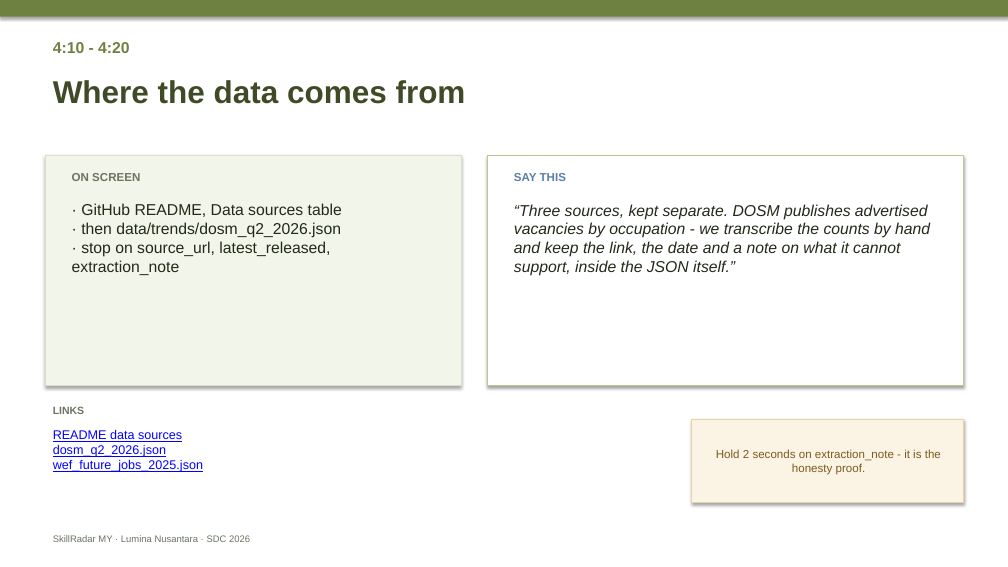
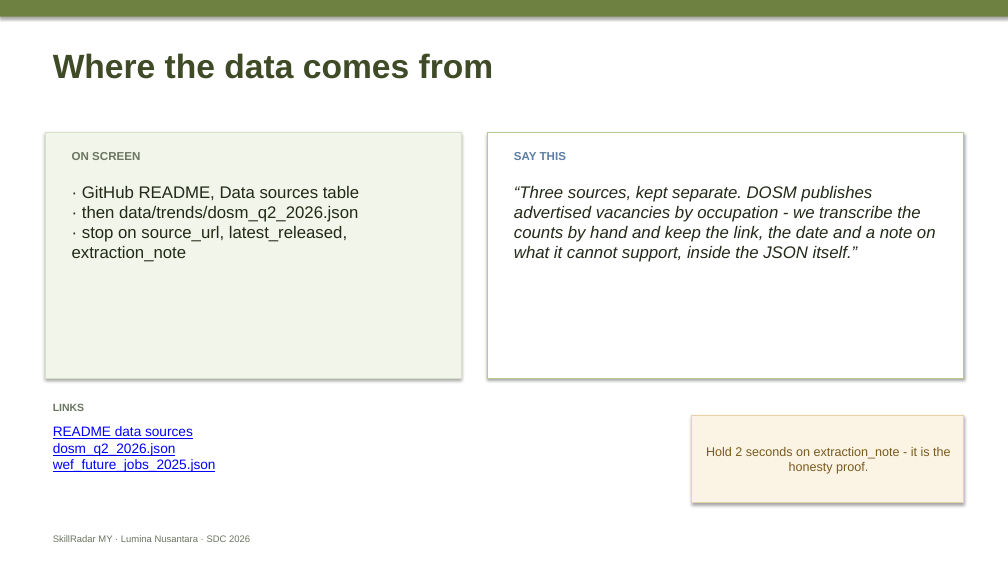
Before and after one commit to douyinlin/sdc2026-lumina-nusantara, a slide deck: slide 1 of team/CUE_DECK_4min10_to_6min.pptx (slide 2 before the commit). Drawn at 1008x567 pixels with LibreOffice and Linux fonts; fonts in the diff are those of the drawing. Boxes give left, top, right and bottom in pixels: in the first picture for what was removed or moved away, otherwise in the second. Text is boxed around its words. In the diff, an @@ line names an element or a change of style, - is before the commit and + after.

```diff
--- a/team/CUE_DECK_4min10_to_6min.pptx
+++ b/team/CUE_DECK_4min10_to_6min.pptx
@@ text "Where the data comes from" moved from (x1=53, y1=80, x2=466, y2=104) to (x1=53, y1=53, x2=494, y2=79) @@
@@ text "Where the data comes from" at (x1=53, y1=53, x2=494, y2=79): size 30 to 32 pt @@
@@ text removed at (x1=53, y1=42, x2=130, y2=53) @@
-4:10 - 4:20
@@ rectangle resized from (x1=45, y1=155, x2=461, y2=386) to (x1=45, y1=132, x2=461, y2=378) @@
@@ text "ON SCREEN" moved from (x1=72, y1=173, x2=140, y2=181) to (x1=72, y1=152, x2=140, y2=160) @@
@@ rectangle resized from (x1=488, y1=155, x2=964, y2=386) to (x1=488, y1=132, x2=964, y2=378) @@
@@ text "SAY THIS" moved from (x1=514, y1=173, x2=566, y2=181) to (x1=514, y1=152, x2=566, y2=160) @@
@@ text "· GitHub README, Data sources ..." moved from (x1=72, y1=203, x2=342, y2=275) to (x1=72, y1=186, x2=359, y2=262) @@
@@ text "· GitHub README, Data sources ..." at (x1=72, y1=186, x2=359, y2=262): size 15 to 16 pt @@
@@ text "“Three sources, kept separate. DOSM ..." at (x1=514, y1=186, x2=936, y2=262): size 15 to 16 pt @@
@@ text "“Three sources, kept separate. DOSM ..." moved from (x1=514, y1=204, x2=930, y2=276) to (x1=514, y1=186, x2=936, y2=262) @@
@@ rectangle "Hold 2 seconds on extraction_note ..." resized from (x1=692, y1=420, x2=964, y2=503) to (x1=692, y1=416, x2=964, y2=503) @@
@@ rectangle "Hold 2 seconds on extraction_note ..." at (x1=692, y1=416, x2=964, y2=503): size 11 to 12 pt @@
@@ text "README data sources" at (x1=53, y1=426, x2=216, y2=472): size 12 to 13 pt @@
```
Also in this commit, not shown: 6 other slides changed, 1 slide removed, 2 other files.
